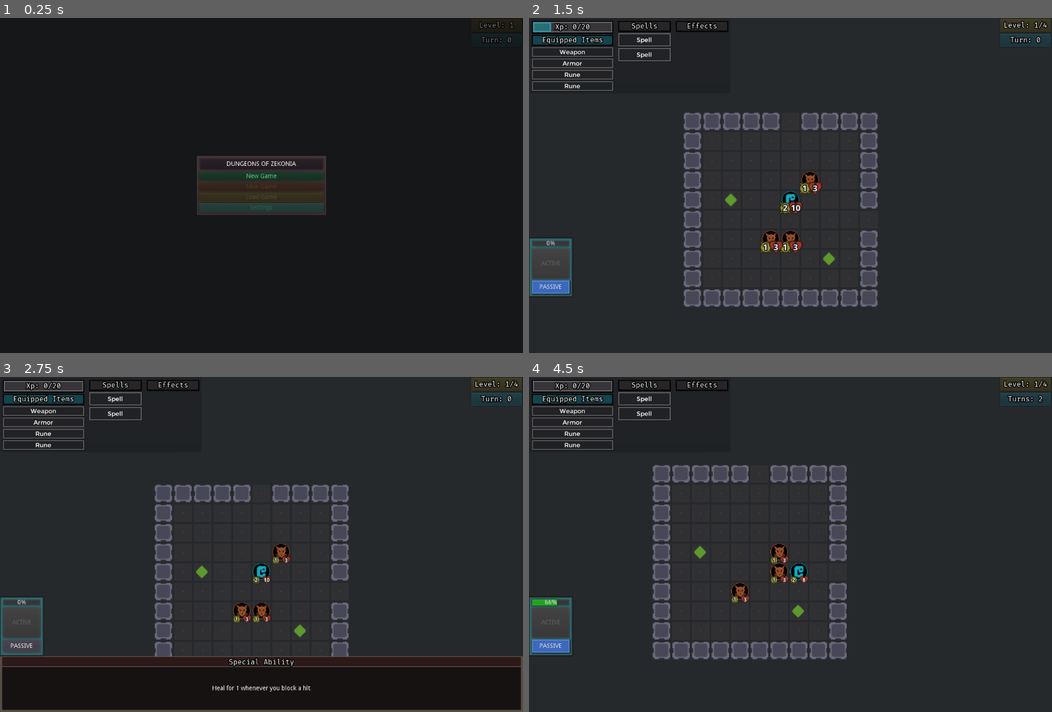
Above: before the commit, frames 1-4 (two rows, left to right).
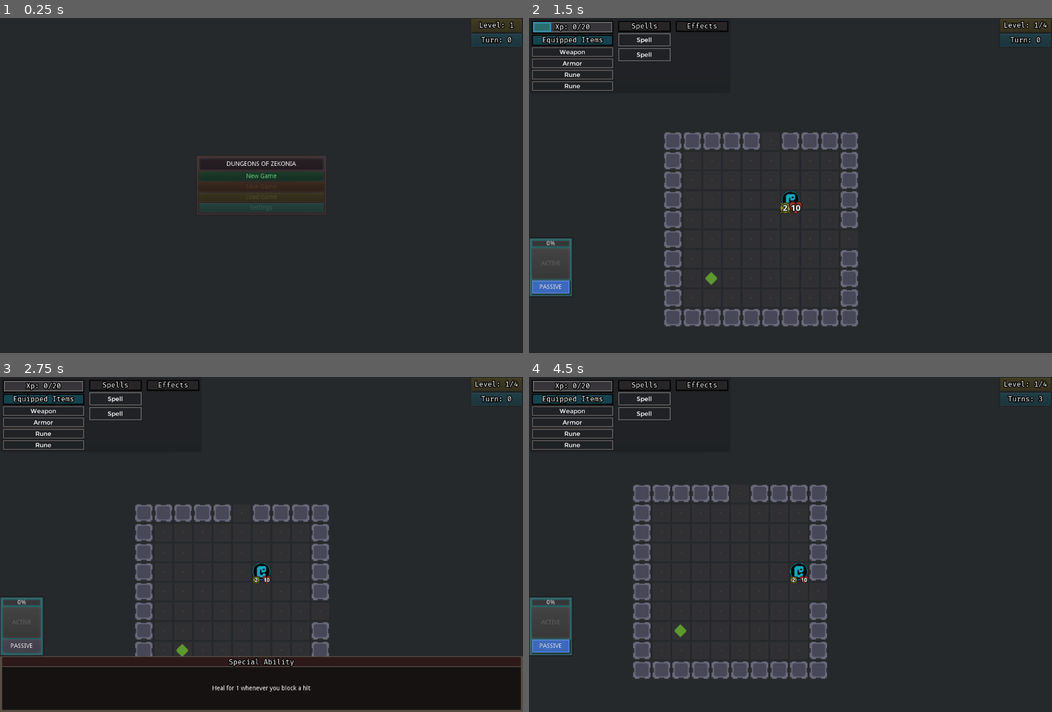
Above: after the commit, the same moments.

Repository: ZenCoderGames/ZRoguelikeGame
Game: Godot game, scene res://scene/main/MainScene.tscn
The game is run twice, just before and just after one commit, with the same random seed, the same clock (stepped at 60 frames per second) and the same inputs.
Inputs (mouse positions are in pixels of both pictures, inside the frame that each line leads up to):
- Up to frame 1 (0.25 s): no input
- Up to frame 2 (1.5 s): click "New Game" at 0.5 s; click "Choose" at 1.25 s
- Up to frame 3 (2.75 s): click "PASSIVE" at 2 s
- Up to frame 4 (4.5 s): tap Enter at 2.75 s; move the mouse to (790, 571) at 2.77 s; hold Right (move_right) 2.78-3.53 s; tap S (cam_move_down) at 2.85 s; move the mouse to (769, 591) at 3.52 s; hold Down (move_down) 3.53-4.28 s; tap A (cam_move_left) at 3.6 s; move the mouse to (748, 591) at 4.27 s; hold Right (move_right) from 4.28 s (still down); tap D (cam_move_right) at 4.35 s

The runs differ from the first frame. In frame 1, 0.6% of the frame differs, in the area x 90-100%, y 0-9%; in frame 2, 11%; in frame 3, 7.3%; in frame 4, 11%, in the area x 0-99%, y 5-91%.

Commit message:
Enemy Scaling exposed to data

Diff:
--- a/project.godot
+++ b/project.godot
@@ -596,6 +596,8 @@
 
 window/size/width=1200
 window/size/height=768
+window/size/fullscreen=true
+window/size/always_on_top=true
 window/energy_saving/keep_screen_on=false
 
 [input]
--- a/resource/characters.json
+++ b/resource/characters.json
@@ -176,7 +176,7 @@
 					},
 					{
 						"type": "DAMAGE",
-						"value": 8
+						"value": 6
 					}
 				]
 			},
@@ -196,7 +196,7 @@
 					},
 					{
 						"type": "DAMAGE",
-						"value": 6
+						"value": 8
 					}
 				]
 			},
--- a/resource/dungeons.json
+++ b/resource/dungeons.json
@@ -2,21 +2,24 @@
 	"dungeons": [
 		{
 			"numRooms": 5,
-			"roomMinRows": 8,
+			"roomMinRows": 10,
 			"roomMaxRows": 12,
 			"roomMinCols": 8,
 			"roomMaxCols": 12,
 			"obstacleChance": 0.75,
 			"minObstacles": 4,
 			"maxObstacles": 6,
-			"itemCountMin": 3,
-			"itemCountMax": 5,
+			"itemCountMin": 4,
+			"itemCountMax": 6,
 			"itemHeighestTier": 2,
-			"enemyDifficultyHighestTier": 1
+			"enemyDifficultyHighestTier": 1,
+			"enemyMinCostPerRoom": 5,
+			"enemyExtraCostForSingleRoom": 5,
+			"enemyScalingCostPerRoom": 3
 		},
 		{
 			"numRooms": 6,
-			"roomMinRows": 8,
+			"roomMinRows": 10,
 			"roomMaxRows": 12,
 			"roomMinCols": 8,
 			"roomMaxCols": 12,
@@ -26,11 +29,14 @@
 			"itemCountMin": 3,
 			"itemCountMax": 4,
 			"itemHeighestTier": 3,
-			"enemyDifficultyHighestTier": 2
+			"enemyDifficultyHighestTier": 2,
+			"enemyMinCostPerRoom": 7,
+			"enemyExtraCostForSingleRoom": 7,
+			"enemyScalingCostPerRoom": 5
 		},
 		{
 			"numRooms": 7,
-			"roomMinRows": 9,
+			"roomMinRows": 10,
 			"roomMaxRows": 14,
 			"roomMinCols": 9,
 			"roomMaxCols": 14,
@@ -40,11 +46,14 @@
 			"itemCountMin": 3,
 			"itemCountMax": 5,
 			"itemHeighestTier": 4,
-			"enemyDifficultyHighestTier": 3
+			"enemyDifficultyHighestTier": 3,
+			"enemyMinCostPerRoom": 9,
+			"enemyExtraCostForSingleRoom": 9,
+			"enemyScalingCostPerRoom": 7
 		},
 		{
 			"numRooms": 8,
-			"roomMinRows": 9,
+			"roomMinRows": 10,
 			"roomMaxRows": 14,
 			"roomMinCols": 9,
 			"roomMaxCols": 14,
@@ -54,7 +63,10 @@
 			"itemCountMin": 3,
 			"itemCountMax": 6,
 			"itemHeighestTier": 5,
-			"enemyDifficultyHighestTier": 4
+			"enemyDifficultyHighestTier": 4,
+			"enemyMinCostPerRoom": 11,
+			"enemyExtraCostForSingleRoom": 11,
+			"enemyScalingCostPerRoom": 9
 		}
 	]
 }
--- a/resource/encounters.json
+++ b/resource/encounters.json
@@ -4,7 +4,7 @@
 			"id": "TEST_ENC_SINGLE",
 			"enemies": [
 				{
-					"type": "RAT",
+					"type": "AUTOMATON",
 					"count": 1
 				}
 			]
--- a/scene/main/MainScene.tscn
+++ b/scene/main/MainScene.tscn
@@ -43,8 +43,6 @@
 [node name="Battle" type="Node2D" parent="."]
 script = ExtResource( 4 )
 doorsStayOpenDuringBattle = true
-debugSpawnEnemyEncounter = "TEST_ENC_MULTIPLE"
-debugSpawnItems = [ "RUNE_VAMPIRIC" ]
 
 [node name="PlayerInput" type="Node" parent="Battle"]
 script = ExtResource( 3 )
--- a/scripts/battle/data/DungeonData.gd
+++ b/scripts/battle/data/DungeonData.gd
@@ -14,6 +14,9 @@
 var itemCountMax:int
 var itemHeighestTier:int
 var enemyDifficultyHighestTier:int
+var enemyMinCostPerRoom:int = 5
+var enemyExtraCostForSingleRoom:int = 5
+var enemyScalingCostPerRoom:int = 3
 
 func _init(dataJS):
 	numRooms = Utils.get_data_from_json(dataJS, "numRooms", 3)
@@ -28,3 +31,6 @@
 	itemCountMax = Utils.get_data_from_json(dataJS, "itemCountMax", 4)
 	itemHeighestTier = Utils.get_data_from_json(dataJS, "itemHeighestTier", 3)
 	enemyDifficultyHighestTier = Utils.get_data_from_json(dataJS, "enemyDifficultyHighestTier", 1)
+	enemyMinCostPerRoom = Utils.get_data_from_json(dataJS, "enemyMinCostPerRoom", 5)
+	enemyExtraCostForSingleRoom = Utils.get_data_from_json(dataJS, "enemyExtraCostForSingleRoom", 5)
+	enemyScalingCostPerRoom = Utils.get_data_from_json(dataJS, "enemyScalingCostPerRoom", 3)
--- a/ui/MainMenuUI.tscn
+++ b/ui/MainMenuUI.tscn
@@ -10,6 +10,7 @@
 script = ExtResource( 1 )
 
 [node name="Panel" type="Panel" parent="."]
+visible = false
 self_modulate = Color( 0.258824, 0.227451, 0.227451, 0.545098 )
 anchor_right = 1.0
 anchor_bottom = 1.0
@@ -119,3 +120,4 @@
 text = "Settings"
 
 [node name="CharacterSelectUI" parent="." instance=ExtResource( 3 )]
+visible = false
--- a/ui/characterSelect/CharacterSelectUI.tscn
+++ b/ui/characterSelect/CharacterSelectUI.tscn
@@ -5,7 +5,6 @@
 
 [node name="CharacterSelectUI" type="Panel"]
 unique_name_in_owner = true
-visible = false
 self_modulate = Color( 0.258824, 0.227451, 0.227451, 0.545098 )
 anchor_right = 1.0
 anchor_bottom = 1.0
@@ -14,10 +13,11 @@
 script = ExtResource( 3 )
 
 [node name="Label" type="Label" parent="."]
+visible = false
 anchor_left = 0.5
 anchor_right = 0.5
-margin_left = -128.0
-margin_right = 128.0
+margin_left = -250.0
+margin_right = 6.0
 margin_bottom = 99.0
 rect_scale = Vector2( 2, 2 )
 theme = ExtResource( 1 )
